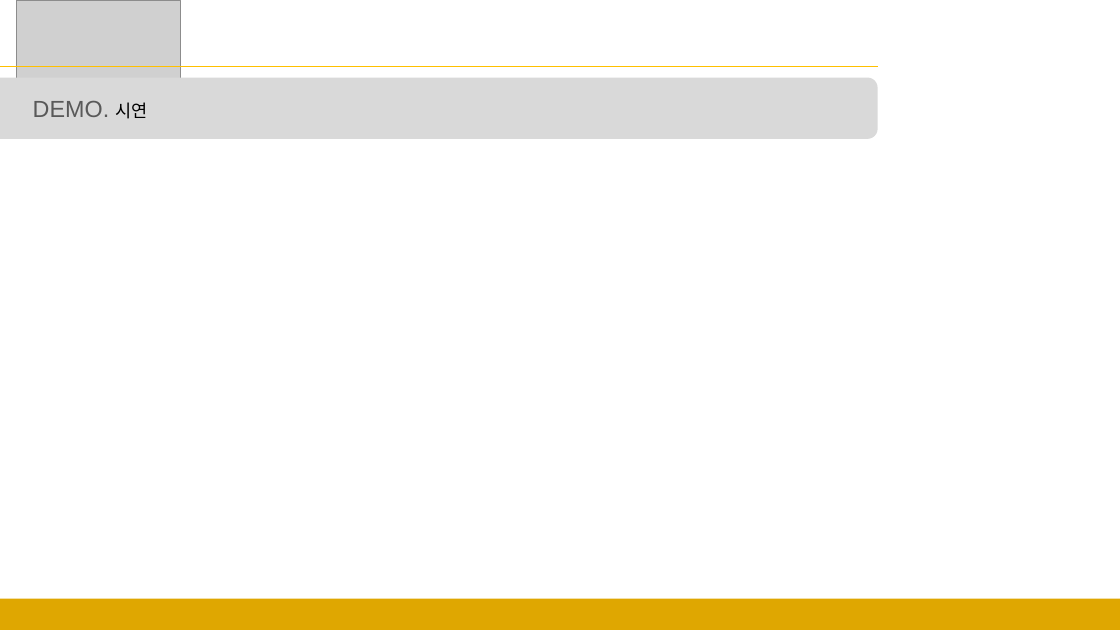
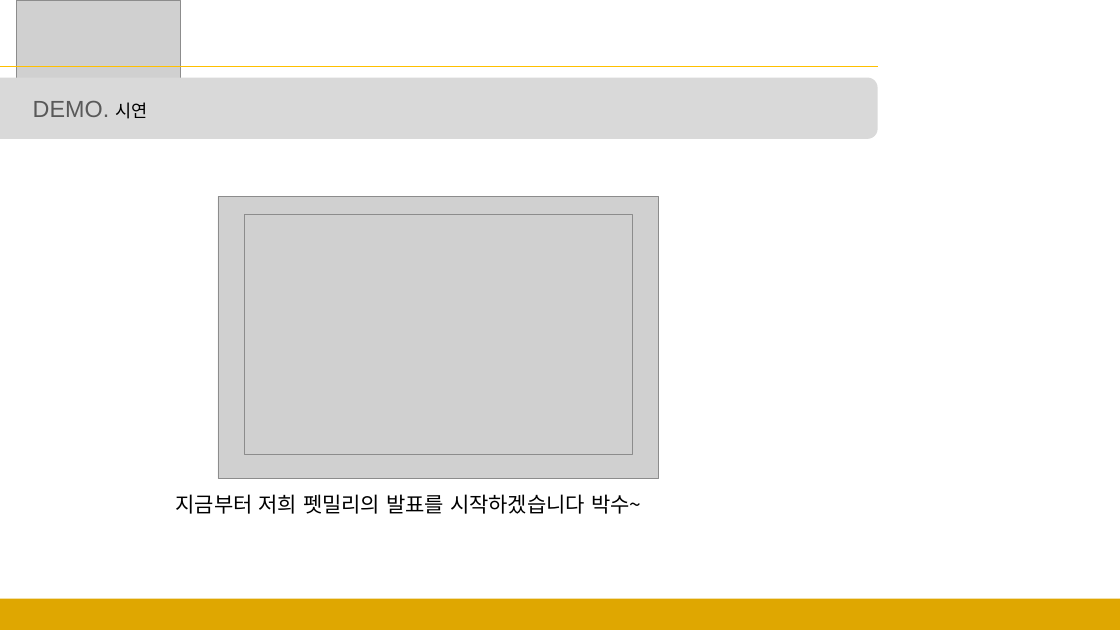
Before and after one commit to sgyoung96/Petmily, a slide deck: slide 6 of docs/발표.pptx. Drawn at 1120x630 pixels with LibreOffice and Linux fonts; fonts in the diff are those of the drawing; grey boxes stand for pictures. Boxes give left, top, right and bottom in pixels: in the first picture for what was removed or moved away, otherwise in the second. Text is boxed around its words. In the diff, an @@ line names an element or a change of style, - is before the commit and + after.

```diff
--- a/docs/발표.pptx
+++ b/docs/발표.pptx
@@ picture added at (x1=218, y1=197, x2=660, y2=479) @@
@@ picture added at (x1=245, y1=214, x2=633, y2=455) @@
@@ text added at (x1=175, y1=494, x2=641, y2=514), 18 pt, text #000000 @@
+지금부터 저희 펫밀리의 발표를 시작하겠습니다 박수~
```
Also in this commit, not shown: 3 other slides changed.
